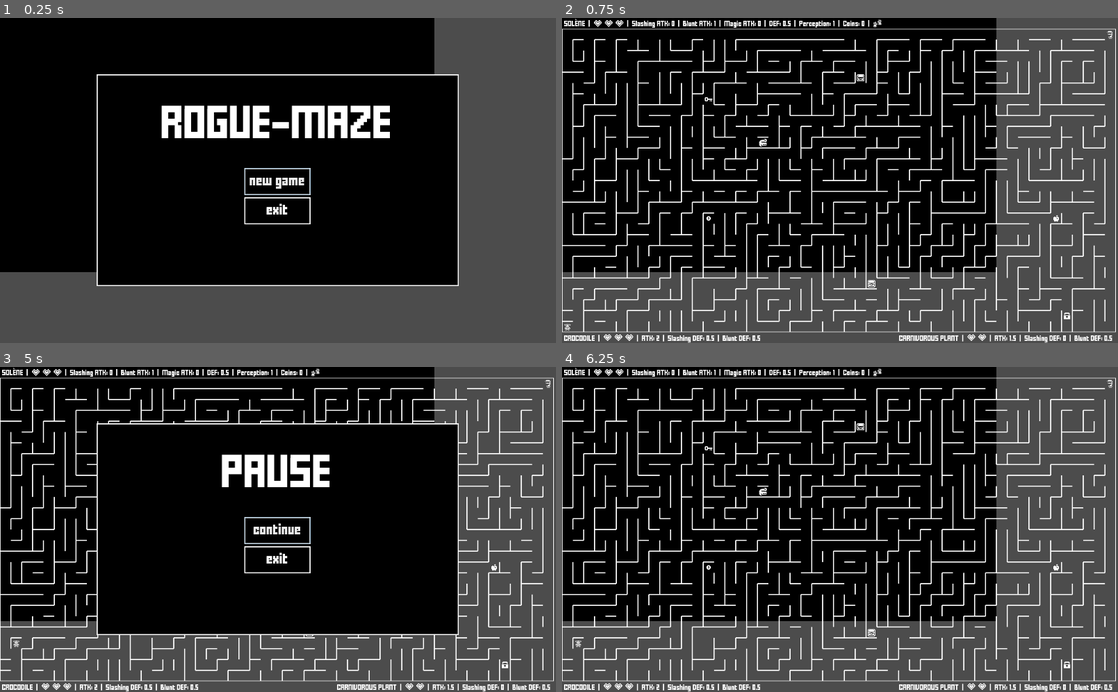
Above: before the commit, frames 1-4 (two rows, left to right).
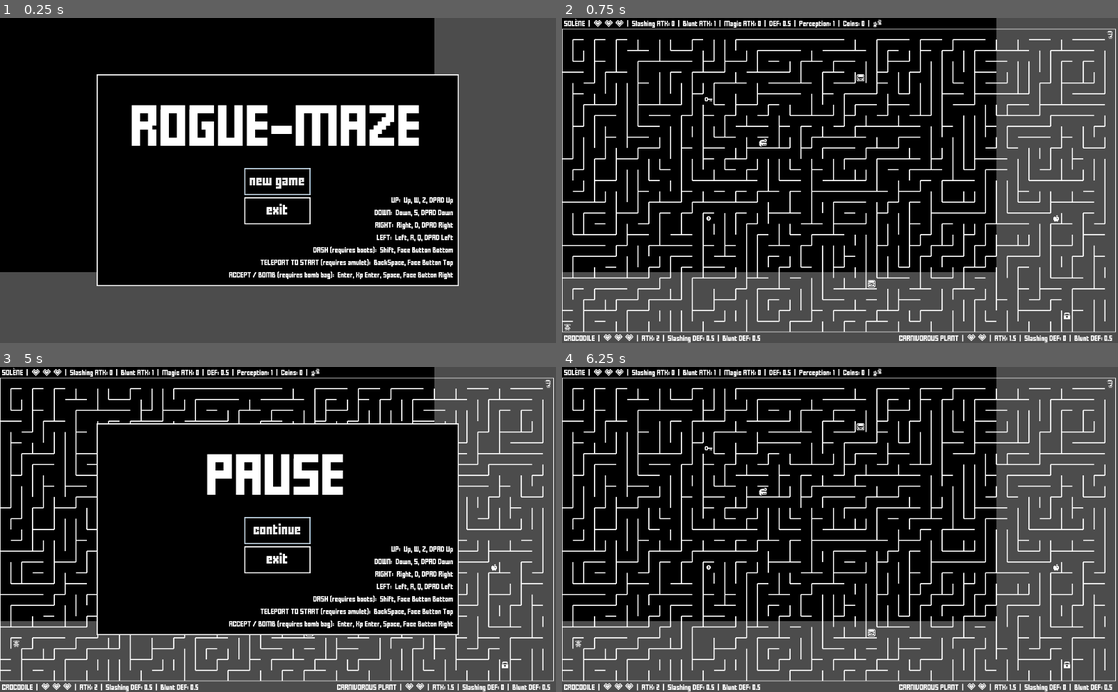
Above: after the commit, the same moments.

Repository: jGonzalezFernandez/rogue-maze
Game: Godot game, scene res://main/main.tscn
Two runs of this game, one before a commit and one after it. Both use one fixed random seed, a clock stepped at 60 frames per second and the inputs below.
Inputs (mouse positions are in pixels of both pictures, inside the frame that each line leads up to):
- Up to frame 1 (0.25 s): no input
- Up to frame 2 (0.75 s): click "new game" at 0.5 s
- Up to frame 3 (5 s): tap Enter (bomb) at 1.25, 2.75, 3.05, 3.6 s; move the mouse to (400, 513) at 1.27 s; hold Right (ui_right) 1.28-2.03 s; hold Enter (bomb) 1.28-2.03 s; click (400, 513) at 1.42 s; tap Shift (dash) at 1.55, 2.1, 3.8 s; tap Space at 2, 3.5 s; move the mouse to (166, 545) at 2.02 s; hold Down (ui_down) 2.03-2.78 s; tap Backspace (teleport) at 2.3, 4.55 s; move the mouse to (333, 458) at 2.77 s; hold Right (ui_right) 2.78-3.53 s; hold Backspace (teleport) 2.78-3.53 s; move the mouse to (250, 594) at 3.52 s; hold Up (ui_up) 3.53-4.28 s; click (250, 594) at 3.67 s; move the mouse to (444, 578) at 4.27 s; hold Left (ui_left) from 4.28 s (still down); hold Shift (dash) from 4.28 s (still down); tap Escape (menu) at 4.9 s
- Up to frame 4 (6.25 s): release Left (ui_left) at 5 s; release Shift (dash) at 5 s; click "continue" at 5 s; tap Enter (bomb) at 5.75, 6.05 s; move the mouse to (673, 480) at 5.77 s; hold Left (ui_left) from 5.78 s (still down); tap Backspace (teleport) at 5.85 s

The runs differ from the first frame. In frame 1, 5.7% of the frame differs, in the area x 23-82%, y 26-81%; in frame 2, nothing differs; in frame 3, 3.7%; in frame 4, nothing differs.

Commit message:
Keybinds are now displayed in the menu_popup

Diff:
--- a/gui_elements/custom_font.gd
+++ b/gui_elements/custom_font.gd
@@ -4,7 +4,7 @@
 const FONT_DATA_PATH = ResourcePath.GUI_ELEMENTS + "/FFFFORWA.ttf"
 const FONT_DATA = preload(FONT_DATA_PATH)
 
-const LARGE_FONT_SIZE = 48
+const LARGE_FONT_SIZE = 60
 const NORMAL_FONT_SIZE = 16
 const SMALL_FONT_SIZE = 8
 
--- a/gui_elements/popup/event_popup.gd
+++ b/gui_elements/popup/event_popup.gd
@@ -45,7 +45,6 @@
 
 var player: Player
 var menu_popup: MenuPopup
-var small_font_theme: CustomTheme
 var yes_button: Button
 var no_button: Button
 
@@ -97,7 +96,6 @@
 
 	self.player = player
 	self.menu_popup = menu_popup
-	small_font_theme = CustomTheme.new(CustomFont.new(CustomFont.SMALL_FONT_SIZE), main.color)
 
 func _ready() -> void:
 	menu_popup.set_process_input(false)
@@ -111,11 +109,11 @@
 
 	yes_button = Button.new()
 	yes_button.text = "yes"
-	yes_button.theme = custom_theme
+	yes_button.theme = normal_font_theme
 
 	no_button = Button.new()
 	no_button.text = "no"
-	no_button.theme = custom_theme
+	no_button.theme = normal_font_theme
 
 	v_container.add_child(yes_button)
 	v_container.add_child(no_button)
@@ -134,7 +132,10 @@
 	continue_button.show()
 	continue_button.grab_focus()
 
-func on_no_button_pressed() -> void:
+func resume_game() -> void:
 	menu_popup.set_process_input(true)
 	get_tree().paused = false
+
+func on_no_button_pressed() -> void:
+	resume_game()
 	queue_free()
--- a/gui_elements/popup/menu_popup.gd
+++ b/gui_elements/popup/menu_popup.gd
@@ -8,6 +8,7 @@
 var large_font_theme: CustomTheme
 var new_game_button: Button
 var exit_button: Button
+var keybinds_container: VBoxContainer
 
 func _init(main: ColorRect).(main) -> void:
 	large_font_theme = CustomTheme.new(CustomFont.new(CustomFont.LARGE_FONT_SIZE), main.color)
@@ -18,11 +19,11 @@
 
 	new_game_button = Button.new()
 	new_game_button.text = "new game"
-	new_game_button.theme = custom_theme
+	new_game_button.theme = normal_font_theme
 
 	exit_button = Button.new()
 	exit_button.text = "exit"
-	exit_button.theme = custom_theme
+	exit_button.theme = normal_font_theme
 
 	v_container.add_child(new_game_button)
 	v_container.add_child(exit_button)
@@ -30,17 +31,31 @@
 
 	continue_button.hide()
 
+	keybinds_container = VBoxContainer.new()
+	add_keybind("UP", "ui_up")
+	add_keybind("DOWN", "ui_down")
+	add_keybind("RIGHT", "ui_right")
+	add_keybind("LEFT", "ui_left")
+	add_keybind("DASH (requires boots)", "dash")
+	add_keybind("TELEPORT TO START (requires amulet)", "teleport")
+	add_keybind("ACCEPT / BOMB (requires bomb bag)", "ui_accept")
+	add_child(keybinds_container)
+	keybinds_container.set_anchors_and_margins_preset(Control.PRESET_BOTTOM_RIGHT, 0, MIN_MARGIN)
+
 	new_game_button.connect("pressed", main, "on_new_game_button_pressed")
 	exit_button.connect("pressed", self, "on_exit_button_pressed")
 	continue_button.connect("pressed", self, "on_continue_button_pressed")
 
+func hide_and_reset_buttons() -> void:
+	hide()
+	get_tree().paused = false
+	new_game_button.show()
+	continue_button.hide()
+
 func _input(_event):
 	if Input.is_action_just_pressed("menu"):
 		if get_tree().paused:
-			new_game_button.show()
-			continue_button.hide()
-			get_tree().paused = false
-			hide()
+			 hide_and_reset_buttons()
 		elif not visible:
 			message.text = PAUSE_MESSAGE
 			new_game_button.hide()
@@ -56,7 +71,20 @@
 	get_tree().quit()
 
 func on_continue_button_pressed() -> void:
-	new_game_button.show()
-	continue_button.hide()
-	get_tree().paused = false
-	hide()
+	 hide_and_reset_buttons()
+
+func get_keybinds(input_event_action_name: String) -> String:
+	var keybinds = []
+	for input_event in InputMap.get_action_list(input_event_action_name):
+		if input_event is InputEventKey:
+			keybinds.append(input_event.as_text())
+		elif input_event is InputEventJoypadButton:
+			keybinds.append(Input.get_joy_button_string(input_event.button_index))
+	return PoolStringArray(keybinds).join(", ")
+
+func add_keybind(keybind_desc: String, input_event_action_name: String) -> void:
+	var label = Label.new()
+	label.text = keybind_desc + ":  " + get_keybinds(input_event_action_name)
+	label.align = Label.ALIGN_RIGHT
+	label.theme = small_font_theme
+	keybinds_container.add_child(label)
--- a/gui_elements/popup/popup_ext.gd
+++ b/gui_elements/popup/popup_ext.gd
@@ -1,11 +1,13 @@
 class_name PopupExt
 extends Popup
 
-const MARGIN = 60
+const MIN_MARGIN = 10
+const MARGIN = MIN_MARGIN + 50
 const RECT_SIZE_DIVISOR = 1.2
 
 var main: ColorRect
-var custom_theme: CustomTheme
+var normal_font_theme: CustomTheme
+var small_font_theme: CustomTheme
 var panel: Panel
 var message: Label
 var v_container: VBoxContainer
@@ -13,7 +15,8 @@
 
 func _init(main: ColorRect) -> void:
 	self.main = main
-	custom_theme = CustomTheme.new(CustomFont.new(), main.color)
+	normal_font_theme = CustomTheme.new(CustomFont.new(), main.color)
+	small_font_theme = CustomTheme.new(CustomFont.new(CustomFont.SMALL_FONT_SIZE), main.color)
 	rect_size = Vector2(main.rect_size.x / RECT_SIZE_DIVISOR, main.rect_size.y / RECT_SIZE_DIVISOR)
 	popup_exclusive = true
 	pause_mode = PAUSE_MODE_PROCESS
@@ -21,7 +24,7 @@
 func _ready() -> void:
 	panel = Panel.new()
 	panel.rect_size = rect_size
-	panel.theme = custom_theme
+	panel.theme = normal_font_theme
 	add_child(panel)
 
 	message = Label.new()
@@ -36,5 +39,5 @@
 	continue_button = Button.new()
 	continue_button.text = "continue"
 	continue_button.focus_mode = FOCUS_ALL
-	continue_button.theme = custom_theme
+	continue_button.theme = normal_font_theme
 	v_container.add_child(continue_button)
--- a/main/main.gd
+++ b/main/main.gd
@@ -405,8 +405,7 @@
 	remove(event)
 
 func on_event_popup_continue_button_pressed(event_popup: EventPopup) -> void:
-	menu_popup.set_process_input(true)
-	get_tree().paused = false
+	event_popup.resume_game()
 
 	match [event_popup.event_name, event_popup.success]:
 		[EventPopup.EventName.BAD_LEVER, _]:
--- a/project.godot
+++ b/project.godot
@@ -451,31 +451,31 @@
 ui_left={
 "deadzone": 0.5,
 "events": [ Object(InputEventKey,"resource_local_to_scene":false,"resource_name":"","device":0,"alt":false,"shift":false,"control":false,"meta":false,"command":false,"pressed":false,"scancode":16777231,"unicode":0,"echo":false,"script":null)
-, Object(InputEventJoypadButton,"resource_local_to_scene":false,"resource_name":"","device":0,"button_index":14,"pressure":0.0,"pressed":false,"script":null)
 , Object(InputEventKey,"resource_local_to_scene":false,"resource_name":"","device":0,"alt":false,"shift":false,"control":false,"meta":false,"command":false,"pressed":false,"scancode":65,"unicode":0,"echo":false,"script":null)
 , Object(InputEventKey,"resource_local_to_scene":false,"resource_name":"","device":0,"alt":false,"shift":false,"control":false,"meta":false,"command":false,"pressed":false,"scancode":81,"unicode":0,"echo":false,"script":null)
+, Object(InputEventJoypadButton,"resource_local_to_scene":false,"resource_name":"","device":0,"button_index":14,"pressure":0.0,"pressed":false,"script":null)
  ]
 }
 ui_right={
 "deadzone": 0.5,
 "events": [ Object(InputEventKey,"resource_local_to_scene":false,"resource_name":"","device":0,"alt":false,"shift":false,"control":false,"meta":false,"command":false,"pressed":false,"scancode":16777233,"unicode":0,"echo":false,"script":null)
+, Object(InputEventKey,"resource_local_to_scene":false,"resource_name":"","device":0,"alt":false,"shift":false,"control":false,"meta":false,"command":false,"pressed":false,"scancode":68,"unicode":0,"echo":false,"script":null)
 , Object(InputEventJoypadButton,"resource_local_to_scene":false,"resource_name":"","device":0,"button_index":15,"pressure":0.0,"pressed":false,"script":null)
-, Object(InputEventKey,"resource_local_to_scene":false,"resource_name":"","device":0,"alt":false,"shift":false,"control":false,"meta":false,"command":false,"pressed":false,"scancode":68,"unicode":0,"echo":false,"script":null)
  ]
 }
 ui_up={
 "deadzone": 0.5,
 "events": [ Object(InputEventKey,"resource_local_to_scene":false,"resource_name":"","device":0,"alt":false,"shift":false,"control":false,"meta":false,"command":false,"pressed":false,"scancode":16777232,"unicode":0,"echo":false,"script":null)
-, Object(InputEventJoypadButton,"resource_local_to_scene":false,"resource_name":"","device":0,"button_index":12,"pressure":0.0,"pressed":false,"script":null)
 , Object(InputEventKey,"resource_local_to_scene":false,"resource_name":"","device":0,"alt":false,"shift":false,"control":false,"meta":false,"command":false,"pressed":false,"scancode":87,"unicode":0,"echo":false,"script":null)
 , Object(InputEventKey,"resource_local_to_scene":false,"resource_name":"","device":0,"alt":false,"shift":false,"control":false,"meta":false,"command":false,"pressed":false,"scancode":90,"unicode":0,"echo":false,"script":null)
+, Object(InputEventJoypadButton,"resource_local_to_scene":false,"resource_name":"","device":0,"button_index":12,"pressure":0.0,"pressed":false,"script":null)
  ]
 }
 ui_down={
 "deadzone": 0.5,
 "events": [ Object(InputEventKey,"resource_local_to_scene":false,"resource_name":"","device":0,"alt":false,"shift":false,"control":false,"meta":false,"command":false,"pressed":false,"scancode":16777234,"unicode":0,"echo":false,"script":null)
+, Object(InputEventKey,"resource_local_to_scene":false,"resource_name":"","device":0,"alt":false,"shift":false,"control":false,"meta":false,"command":false,"pressed":false,"scancode":83,"unicode":0,"echo":false,"script":null)
 , Object(InputEventJoypadButton,"resource_local_to_scene":false,"resource_name":"","device":0,"button_index":13,"pressure":0.0,"pressed":false,"script":null)
-, Object(InputEventKey,"resource_local_to_scene":false,"resource_name":"","device":0,"alt":false,"shift":false,"control":false,"meta":false,"command":false,"pressed":false,"scancode":83,"unicode":0,"echo":false,"script":null)
  ]
 }
 dash={
